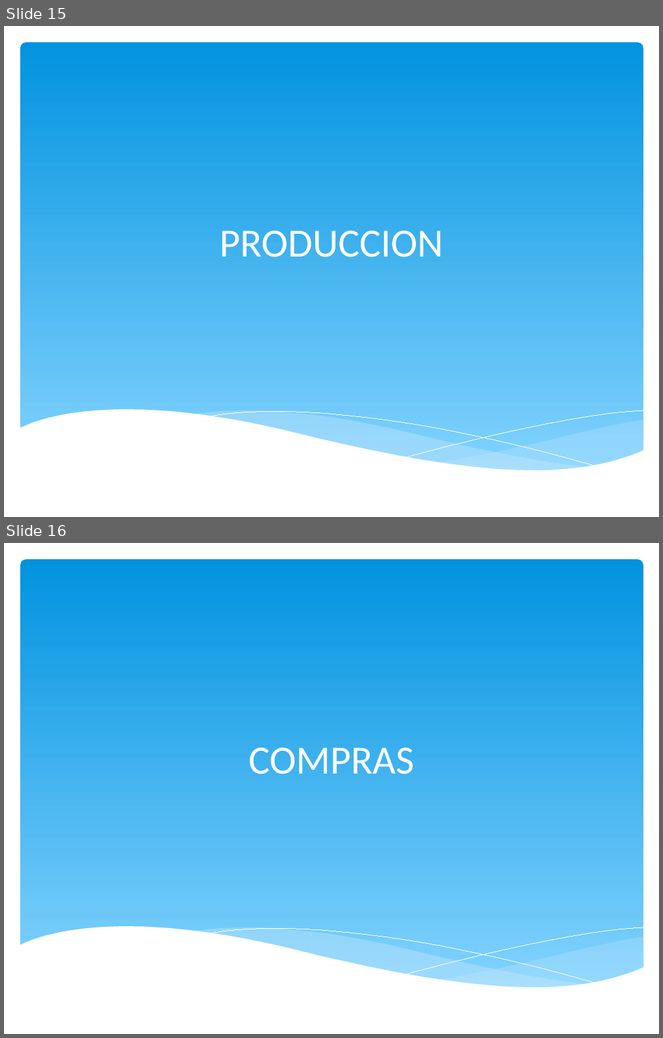
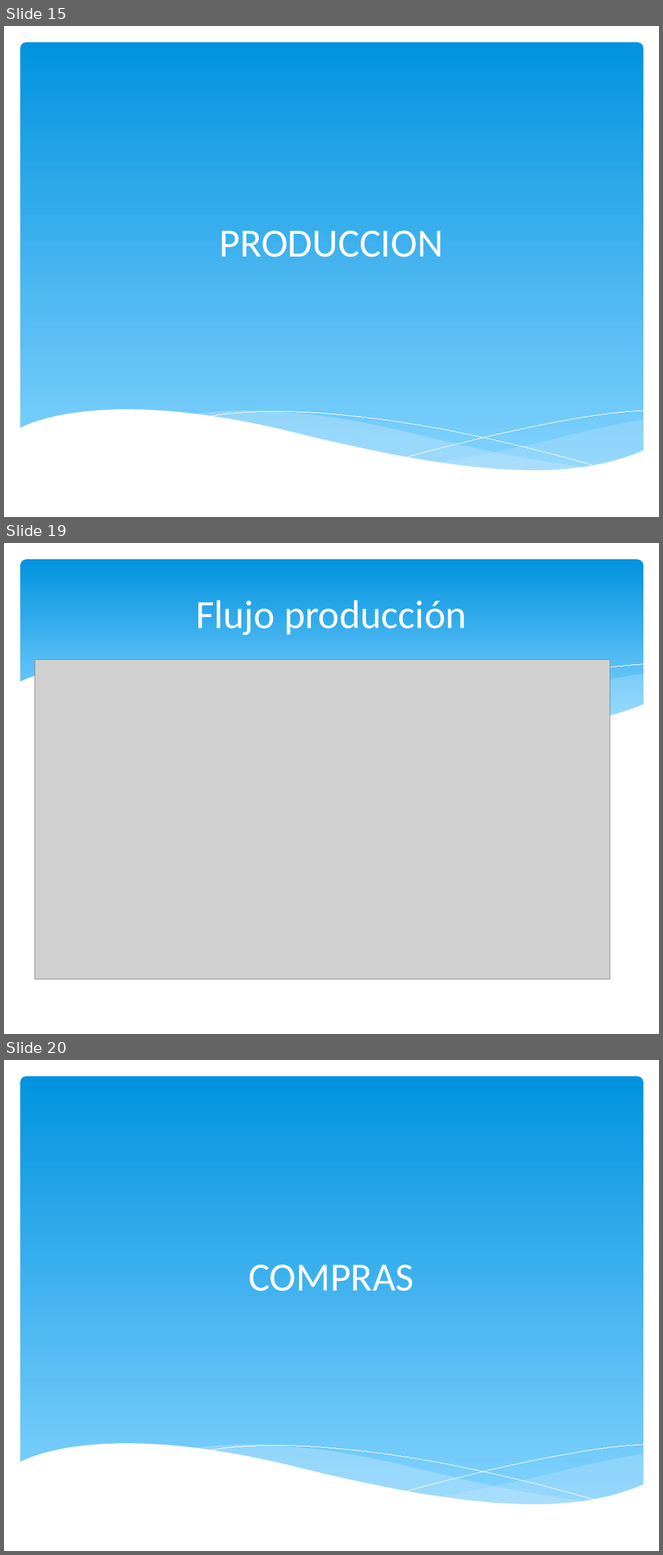
Before and after one commit to igodeveloper/infocomedor, a slide deck: presentacion/INFOCOMEDOR - PPT.pptx. Shown one above the other, each under a label of ours: slides 15 and 16 before the commit, slides 15, 19 and 20 after it; the slides between them are not shown. The pictures are 663x1038 and 663x1555 pixels, drawn with LibreOffice and Linux fonts; fonts in the diff are those of the drawing; grey boxes stand for pictures. Boxes give left, top, right and bottom in pixels: in the first picture for what was removed or moved away, otherwise in the second. Text is boxed around its words. In the diff, an @@ line names an element or a change of style, - is before the commit and + after.

```diff
--- a/presentacion/INFOCOMEDOR - PPT.pptx
+++ b/presentacion/INFOCOMEDOR - PPT.pptx
@@ slide 19 added at [4,543,659,1034], background #FFFFFF @@
@@ rounded rectangle added at [20,559,644,736], fill gradient #0293E0 to #83D3FE @@
@@ title added at [196,600,467,635], 44 pt, text #FFFFFF @@
+Flujo producción
@@ picture added at [35,659,610,979] @@
@@ freeform shape added at [19,663,644,759], fill #FFFFFF @@
@@ freeform shape added at [406,664,643,711], outline #FFFFFF 0 pt @@
@@ freeform shape added at [437,674,644,725], fill #C6E7FC at 29% opacity @@
@@ what was slide 16 is now slide 20 @@
```
Also in this commit, not shown: 9 other slides added, 2 slides removed.
